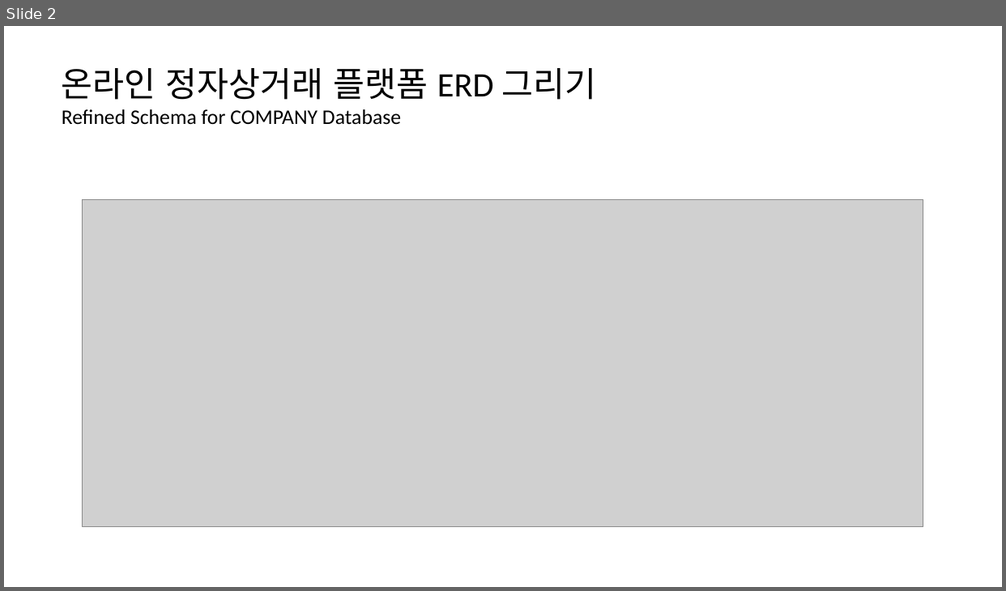
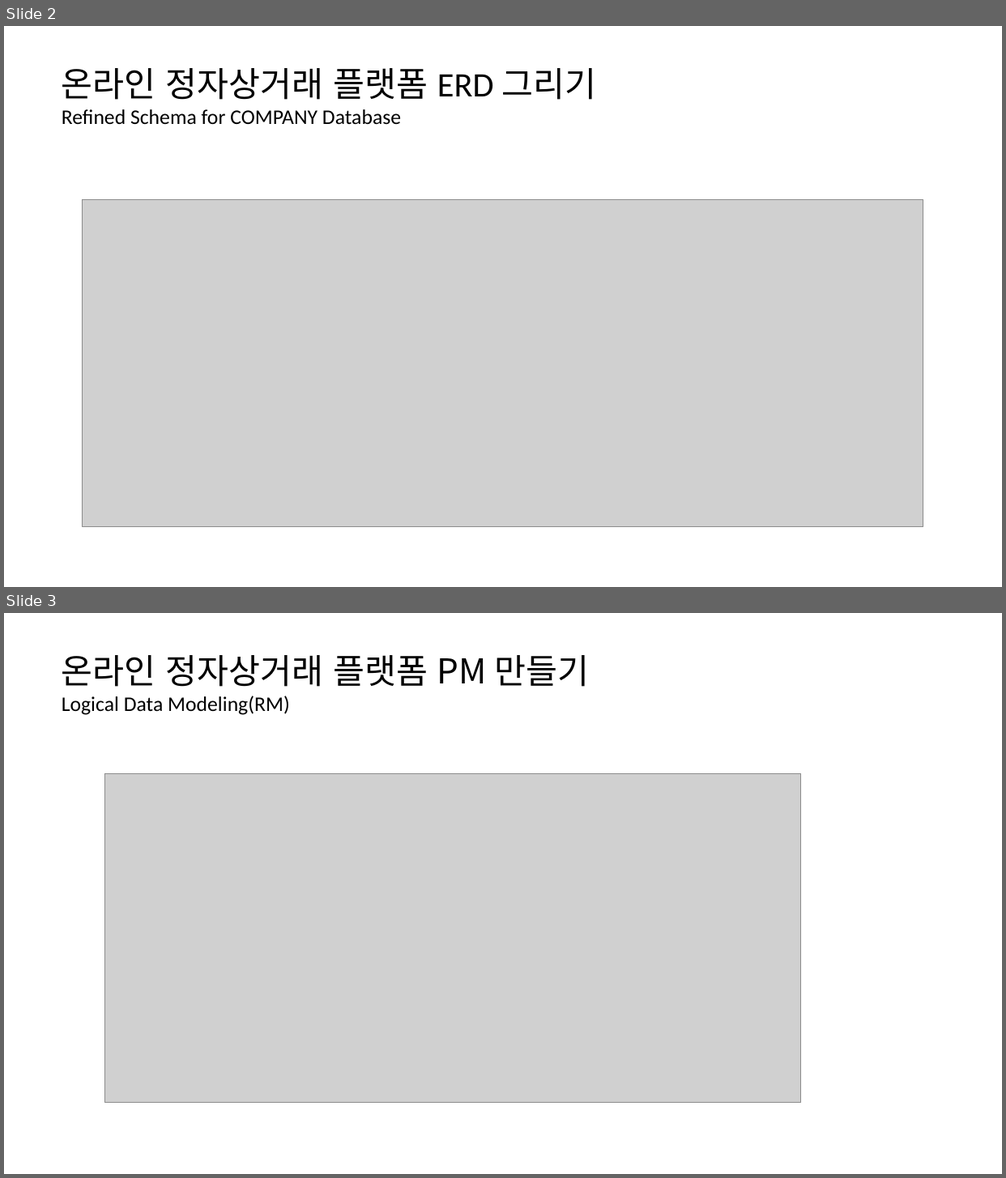
Before and after one commit to SunghoCha/erd_practice, a slide deck: ERD Practice - 온라인 전자 상거래 플랫폼.pptx. Shown one above the other, each under a label of ours: slide 2 before the commit, slides 2 and 3 after it. The pictures are 1006x591 and 1006x1178 pixels, drawn with LibreOffice and Linux fonts; fonts in the diff are those of the drawing; grey boxes stand for pictures. Boxes give left, top, right and bottom in pixels: in the first picture for what was removed or moved away, otherwise in the second. Text is boxed around its words. In the diff, an @@ line names an element or a change of style, - is before the commit and + after.

Commit message:
[온라인 쇼핑몰] Logical Data Modeling(RM) 추가 PPT

```diff
--- a/ERD Practice - 온라인 전자 상거래 플랫폼.pptx
+++ b/ERD Practice - 온라인 전자 상거래 플랫폼.pptx
@@ slide 3 added at (4, 613, 1002, 1174), background #FFFFFF @@
@@ title added at (62, 655, 590, 715), 20 pt, text #000000 @@
+온라인 정자상거래 플랫폼 PM 만들기
+Logical Data Modeling(RM)
@@ picture added at (105, 774, 801, 1103) @@
```
